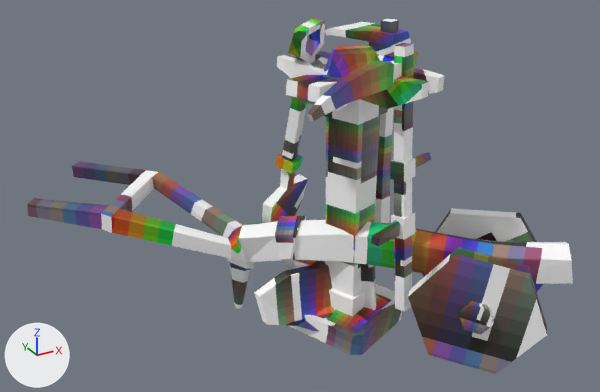
The Blender file SourceAssets/Props/SettlementProps/FarmProps/FarmProps.blend, before and after one commit.
Rendered twice from a 50 mm lens placed at (-1.113, -2.103, 1.476), pointed at (0.04, -0.007, 0.428). Lighting does not change. The marker at lower left points along +X, +Y and +Z. The older version comes first. The same objects are shown in both versions, whatever each file hides.

In view in the first picture: 'C_HandPlow', 'C_ToolRack'.
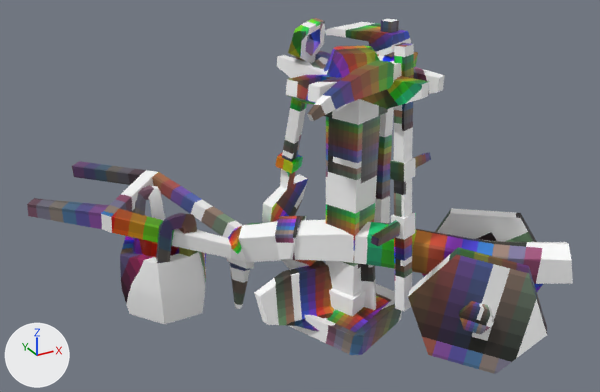
Commit message: Fix missing auto smooth on some props

The change, as a list of edits to the scene's bpy script:
```text
Change me_plane_002:
    where me_plane_002.from_pydata(...)  # 384 vertices, 244 faces; spans x -2.07..0.93, y -0.34..0.39, z -0.01..0.68
    used by ob_c_handplow; location = (0.252, -0.223, 0.0); rotation_euler = (0.0, 0.0, -0.754), in degrees (0, 0, -43); scale = (0.573, 0.573, 0.573)
    me_plane_002 part 1: edges marked sharp go from 0 to 231
Change me_plane_005:
    used by ob_c_toolrack; location = (0.0, 0.0, 0.0); rotation_euler = (0.0, 0.0, -6.106), in degrees (0, 0, -350)
    remove me_plane_005.from_pydata(...)  # 508 vertices, 394 faces; spans x -0.235..0.384, y -0.417..0.215, z 0.0..0.965
    add me_plane_005.from_pydata(...)  # 604 vertices, 492 faces; spans x -0.424..0.384, y -0.417..0.47, z 0.0..0.965
    me_plane_005 part 2: a new loose piece of 96 vertices spanning x -0.424..-0.114, y 0.173..0.47, z 0.0..0.378
```

What differs and where, as boxes (x1, y1, x2, y2) in the pictures (600 x 392 px):
'C_ToolRack', reshaped (77% wider): before (262, 18, 445, 355); after (120, 18, 445, 355)
part 1 of me_plane_002, shading changed: (122, 182, 330, 331) in both
part 2 of me_plane_005, added: after (120, 185, 206, 324)
